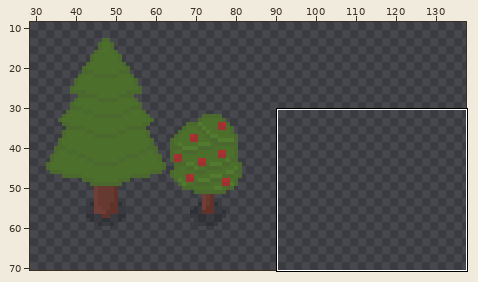
Sprite sheet, stored at Assets/Textures/Nature.png. Above: a wide view before the commit, with the close-up outlined.
Close-up. Before the commit:
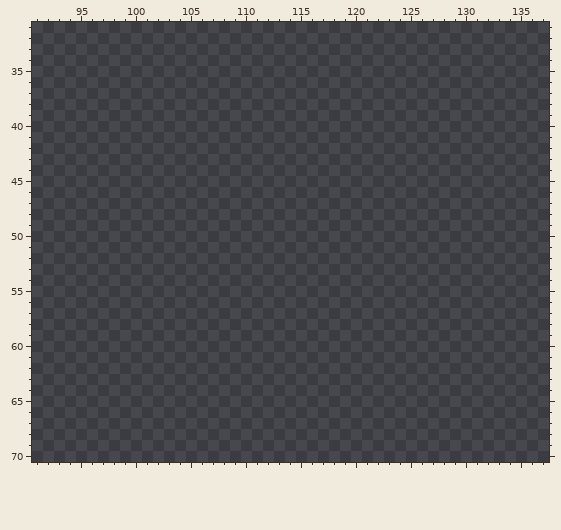
The file is 256x256 pixels. Colours within 5 levels of each other are drawn and written as one. Shown: x 91..137, y 31..70. The wide view leaves out empty margins.
After:
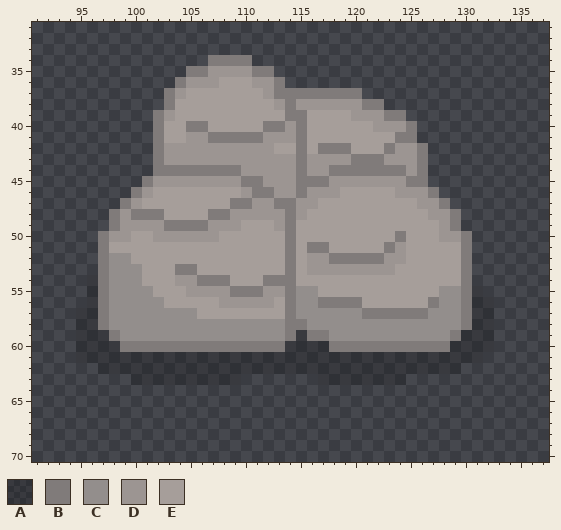
Palette (. is transparent): A #00000030  B #807b7a  C #938e8c  D #9c9592  E #a69e9a
Edits made:
Changed rows in their new state; - is an unchanged pixel.
first column x 95:
34 ------------BBBB----------------------
35 ----------BBDDDDBB--------------------
36 ---------BDDDEEEDDB-------------------
37 --------BDEEEEEEEDBBBBBBBB------------
38 --------BEEEEEEEEEDBDDDDDDBB----------
39 -------BDEEEEEEEEEEBBEEEEDDDBB--------
40 -------BEEBBEEEEEBBDBEEEEEEDDDB-------
41 -------BEEDDBBBBBDDDBEEEEEEEEBB-------
42 -------BDDDDDDDDDDEEBEBBBEEEBDDB------
43 -------BDDDDDDDDDDDDBDDDDBBBDDDB------
44 -------BBBBBBBBDDDDDBDDBBBBBBBDB------
45 ------BDDDDDDDDBBDDDBBBDDDDDDDBB------
46 -----BDEEEEEEEEDBBDDBDDDEEEEEDDDB-----
47 ----BDEEEEEEEEBBDDBBDDEEEEEEEEEDDB----
48 ---BDBBBEEEEBBDDDDDBDEEEEEEEEEEEDDB---
49 ---BDDDDBBBBDDDEEEDBEEEEEEEEEEEEEDB---
50 --BDDEEDDDDDDEEEEEEBEEEEEEEEEBEEEDDB--
51 --BEEEEEEEEEEEEEEEEBEBBEEEEEBDEEEEEB--
52 --BCCEEEEEEEEEEEEEEBEDDBBBBBDDEEEEEB--
53 --BCCCEEEBBEEEEEEEEBEDDDDDDDDEEEEEEB--
54 -ABCCCEEEDDBBBEEEBBBEEEEEEEEEEEEEEEB--
55 -ABCCCCEEEDDDDBBBDDBCCEEEEEEEEEEECCBA-
56 -ABCCCCCEEEEEDDDDDEBCCBBBBEEEEEEBCCBAA
57 AABCCCCCCCCEEEEEEEEBCCCCCCBBBBBBCCCBAA
58 AABCCCCCCCCCCCCCCCCBBCCCCCCCCCCCCCCBAA
59 AAABCCCCCCCCCCCCCCCBABBCCCCCCCCCCCBAAA
60 AAAABBBBBBBBBBBBBBBAAAABBBBBBBBBBBAAAA
61 AAAAAAAAAAAAAAAAAAAAAAAAAAAAAAAAAAAAA-
62 --AAAAAAAAAAAAAAAAAAAAAAAAAAAAAAAAA---
63 -----AAAAAAAAAA-------AAAAAAAA--------
